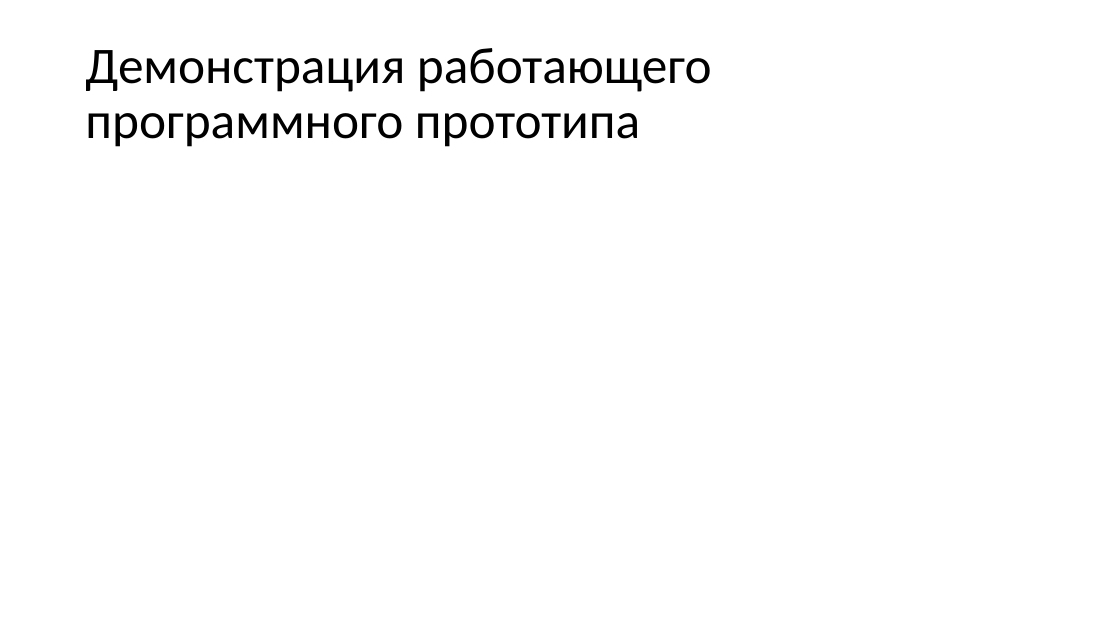
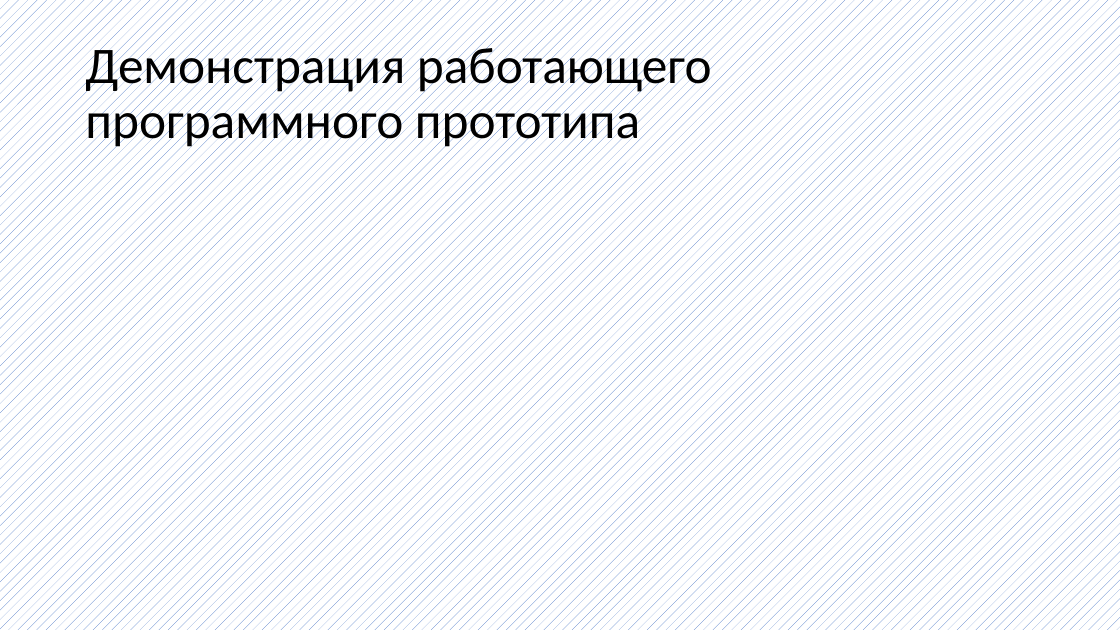
Before and after one commit to PoGen-dev/hackathon, a slide deck: slide 9 of Презентация.pptx. Drawn at 1120x630 pixels with LibreOffice and Linux fonts; fonts in the diff are those of the drawing. Boxes give left, top, right and bottom in pixels: in the first picture for what was removed or moved away, otherwise in the second. Text is boxed around its words. In the diff, an @@ line names an element or a change of style, - is before the commit and + after.

```diff
--- a/Презентация.pptx
+++ b/Презентация.pptx
@@ background #FFFFFF to pattern #4472C4 on #FFFFFF @@
```
Also in this commit, not shown: 3 other slides changed.
